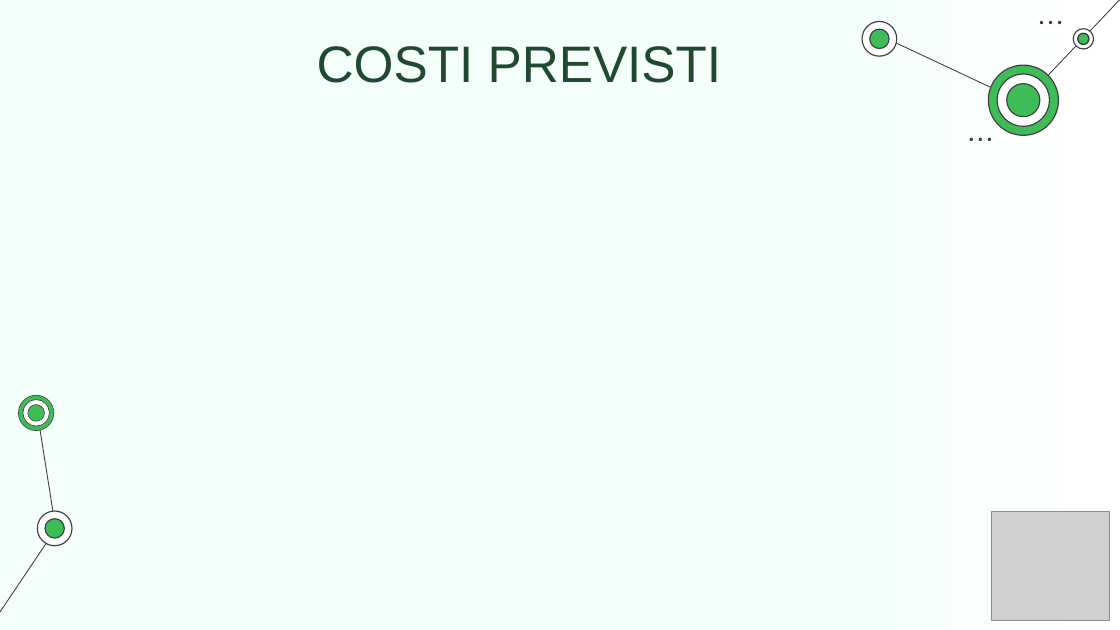
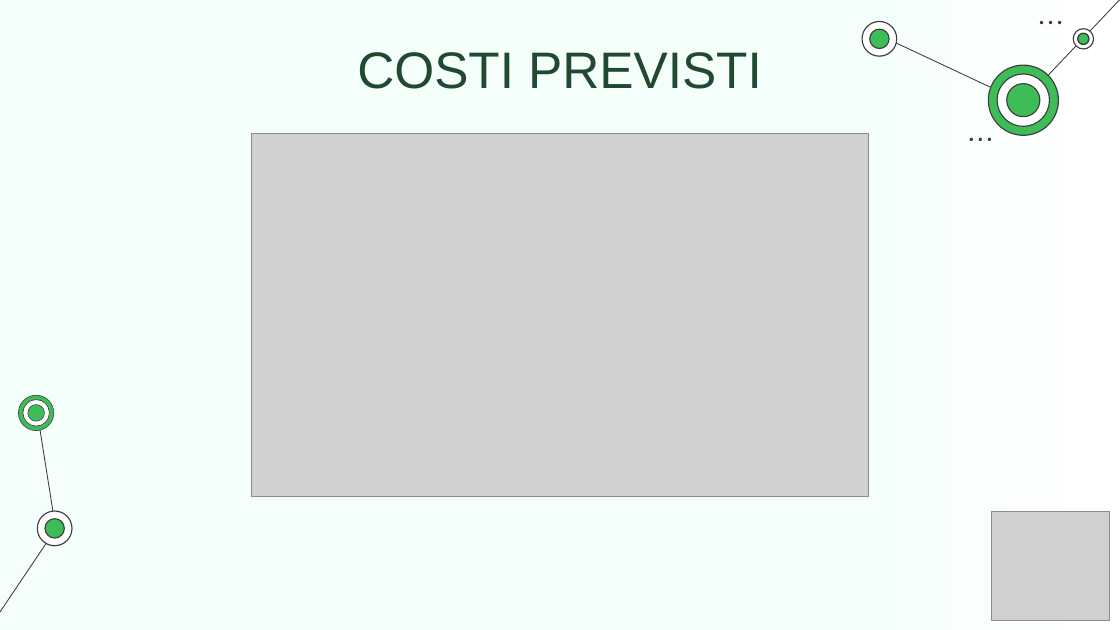
Before and after one commit to Club-Swendwich/Documenti, a slide deck: slide 6 of presentazioni/PresentazioneCandidatura.pptx (slide 4 before the commit). Drawn at 1120x630 pixels with LibreOffice and Linux fonts; fonts in the diff are those of the drawing; grey boxes stand for pictures. Boxes give left, top, right and bottom in pixels: in the first picture for what was removed or moved away, otherwise in the second. Text is boxed around its words. In the diff, an @@ line names an element or a change of style, - is before the commit and + after.

Commit message:
presentazione slide

```diff
--- a/presentazioni/PresentazioneCandidatura.pptx
+++ b/presentazioni/PresentazioneCandidatura.pptx
@@ title "COSTI PREVISTI": place and size @@
-title "COSTI PREVISTI" at (317,46,722,83)
+title "COSTI PREVISTI" at (357,52,762,89)
@@ picture added at (251,133,869,497) @@
```
Also in this commit, not shown: 1 other slide changed, 4 slides added, 2 slides removed.
